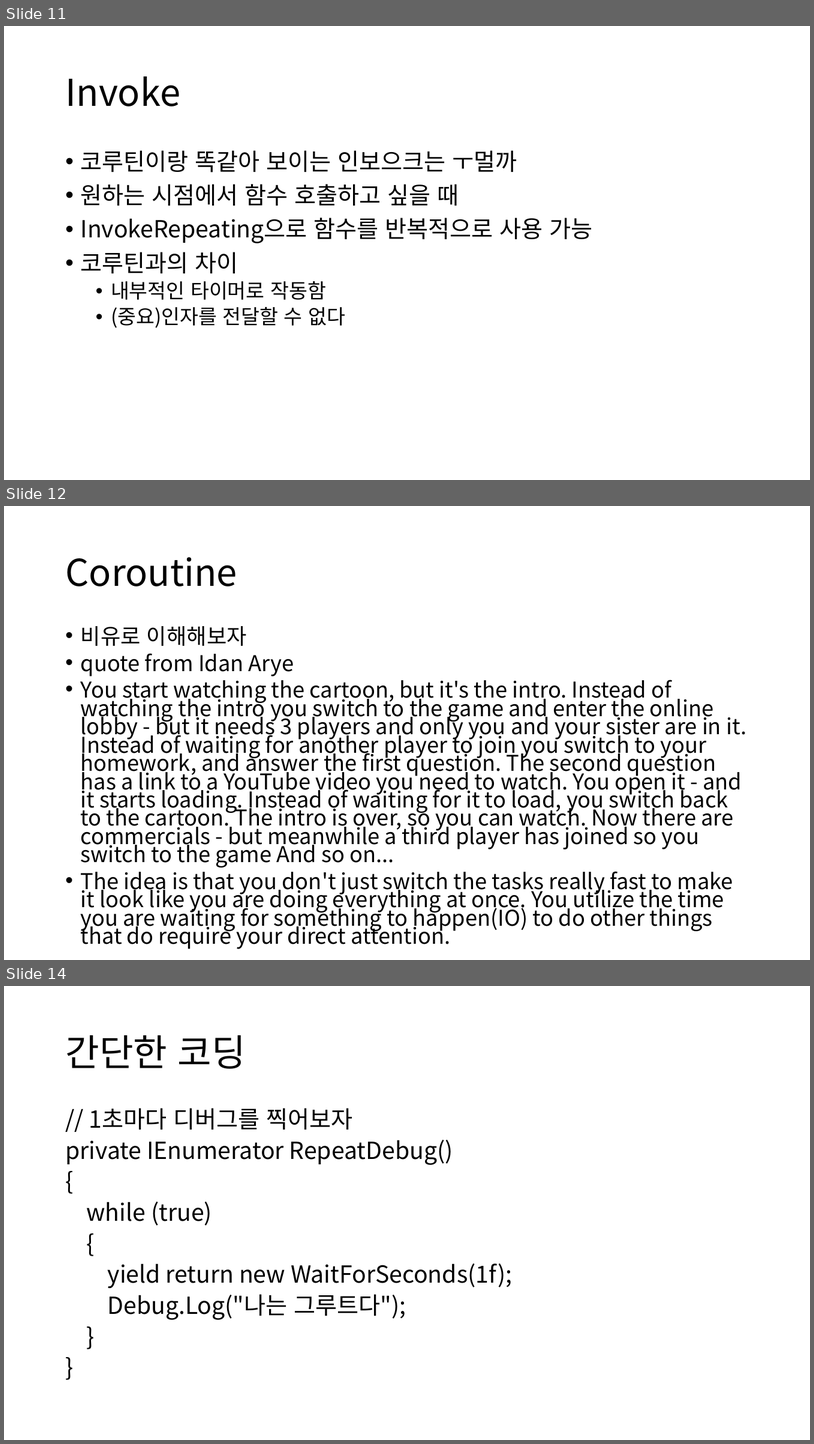
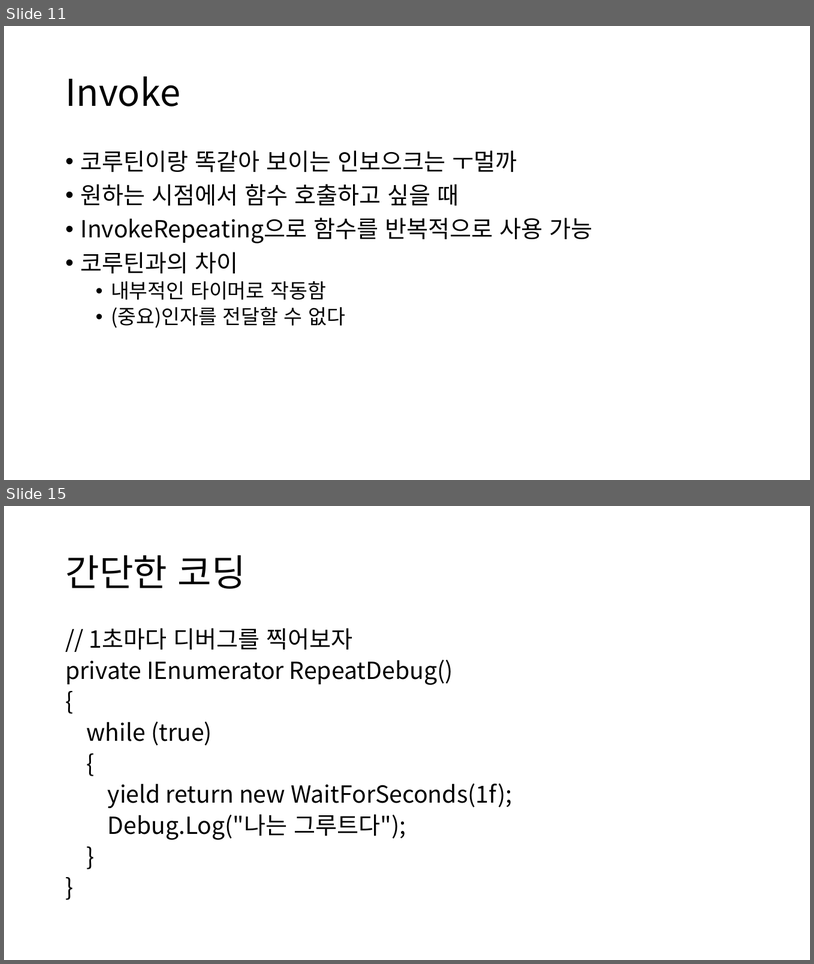
Before and after one commit to IamGroooooot/cien-unity-2019, a slide deck: 3주차.pptx. Shown one above the other, each under a label of ours: slides 11, 12 and 14 before the commit, slides 11 and 15 after it; the slides between them are not shown. The pictures are 814x1444 and 814x964 pixels, drawn with LibreOffice and Linux fonts; fonts in the diff are those of the drawing. Boxes give left, top, right and bottom in pixels: in the first picture for what was removed or moved away, otherwise in the second. Text is boxed around its words. In the diff, an @@ line names an element or a change of style, - is before the commit and + after.

```diff
--- a/3주차.pptx
+++ b/3주차.pptx
@@ slide 12 removed at (4,506,810,960), background #FFFFFF @@
@@ title removed at (65,557,237,586) @@
-Coroutine
@@ text removed at (81,626,747,949) @@
-• 비유로 이해해보자
-• quote from Idan Arye
-• You start watching the cartoon, but it's the intro. Instead of watching the intro you switch to the game and enter the online lobby - but it needs 3 players and only you and your sister are in it. Instead of waiting for another player to join you switch to your homework, and answer the first question. The second question has a link to a YouTube video you need to watch. You open it - and it starts loading. Instead of waiting for it to load, you switch back to the cartoon. The intro is over, so you can watch. Now there are commercials - but meanwhile a third player has joined so you switch to the game And so on...
-• The idea is that you don't just switch the tasks really fast to make it look like you are doing everything at once. You utilize the time you are waiting for something to happen(IO) to do other things that do require your direct attention.
@@ what was slide 14 is now slide 15 @@
```
Also in this commit, not shown: 3 slides changed, 3 slides added.
